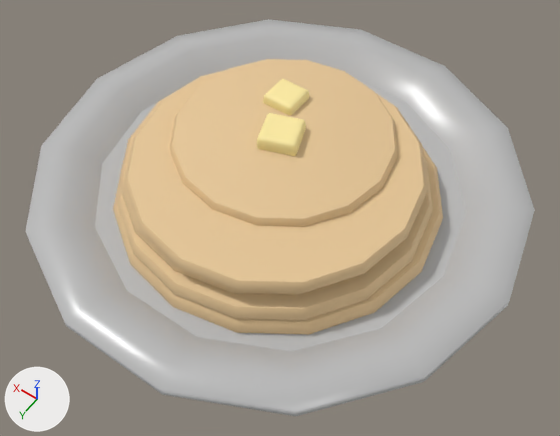
One commit to the FBX model IMD4006TermProject/Assets/Visual Assets/Models/pancakeDish.fbx: the scene before it, then after it.
Rendered twice from a 50 mm camera at (-0.896, 1.253, 1.885) aimed at (-0.072, 0.099, 0.071). Lighting does not change. The marker at lower left points along +X, +Y and +Z. Where no turn or scale is listed for an object, it has been applied to the vertices.

Objects in the first picture: 'geo_pickup', 'pancakes'.
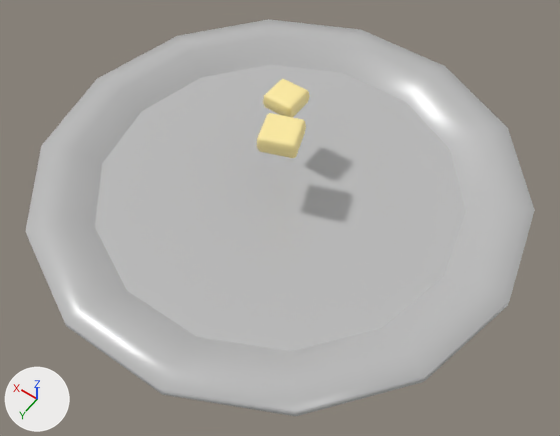
Where the change shows, as pixel boxes [x1, y1, x2, y2] in the pictures (560 x 436 px):
'pancakes', deleted (beige)
    before: [113, 59, 443, 335]

What changed in the scene script:
```text
Remove ob_pancakes:
    ob_pancakes = bpy.data.objects.new('pancakes', me_mesh)
    ob_pancakes.location = (0.0, 0.0, 0.0)
```
